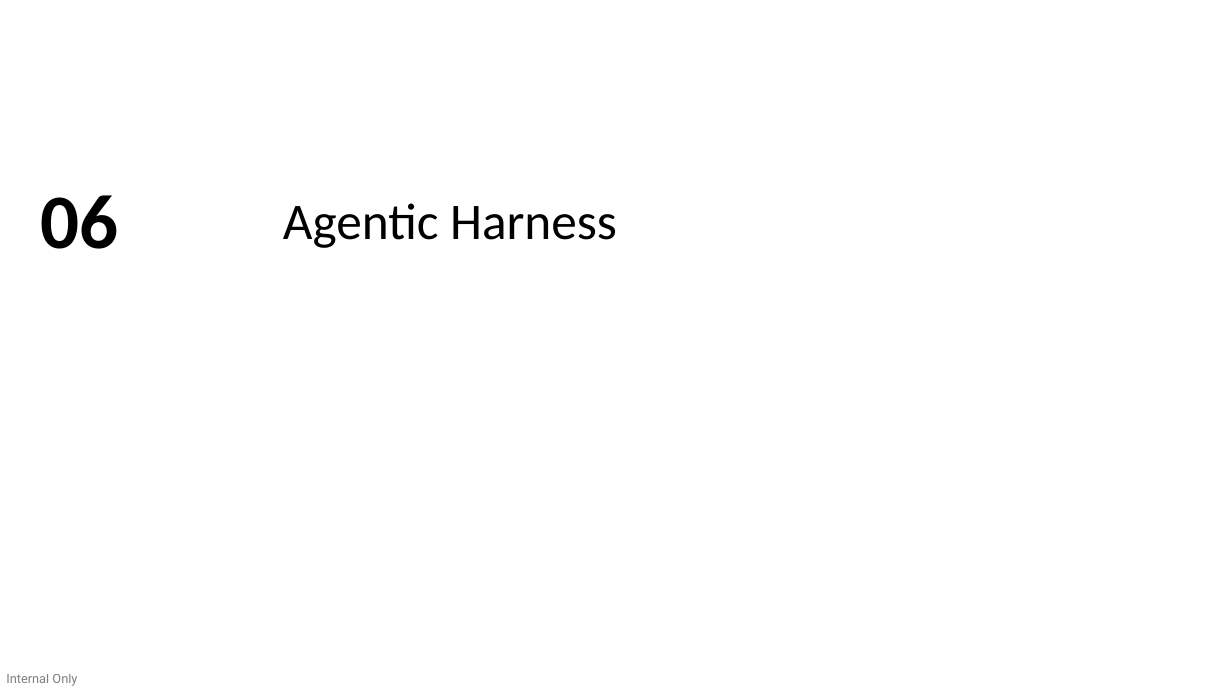
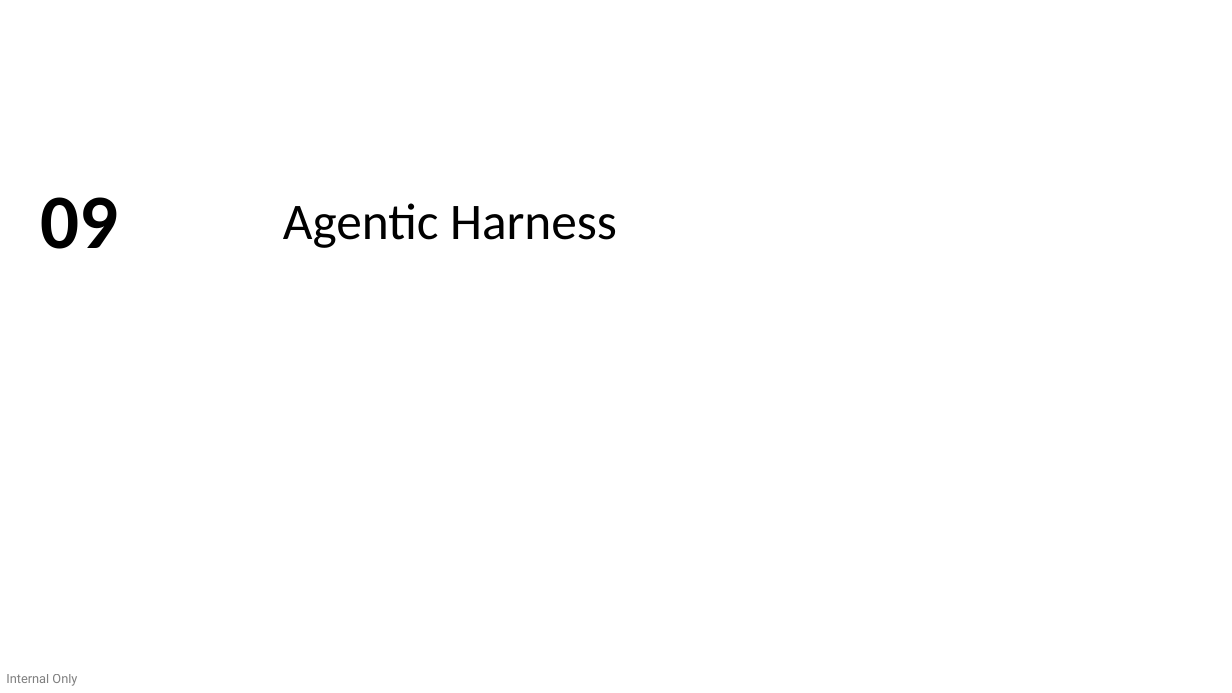
Before and after one commit to devlinduldulao/agents-and-skill-demo, a slide deck: slide 35 of ddc.pptx (slide 27 before the commit). Drawn at 1232x693 pixels with LibreOffice and Linux fonts; fonts in the diff are those of the drawing. Boxes give left, top, right and bottom in pixels: in the first picture for what was removed or moved away, otherwise in the second. Text is boxed around its words. In the diff, an @@ line names an element or a change of style, - is before the commit and + after.

```diff
--- a/ddc.pptx
+++ b/ddc.pptx
@@ text at bbox=[40, 197, 118, 249]: text changed @@
-06
+09
```
Also in this commit, not shown: 3 other slides changed, 18 slides added, 3 slides removed, 1 other file.
